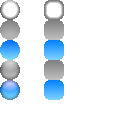
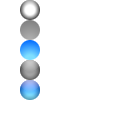
The second (128, 128) image is a revision of the first. Changes to its layers:
hid group "Tick" (9 layers) over [44, 0, 64, 100]
added group "NewButton" with 6 layers above "Button" over [20, 0, 40, 100]
added layer "Layer #18" (50%) in group "NewButton" over [20, 0, 40, 12]
added layer "Layer #11" (75%) in group "NewButton" over [20, 0, 40, 20]
added layer "Layer #16" in group "NewButton" over [20, 60, 40, 80]
added layer "Layer #14" in group "NewButton" over [20, 20, 40, 40]
added layer "Layer #15" in group "NewButton" over [20, 80, 40, 100]
added layer "Layer #13" in group "NewButton" over [20, 40, 40, 60]
hid group "Button" (6 layers) over [0, 0, 20, 100]
